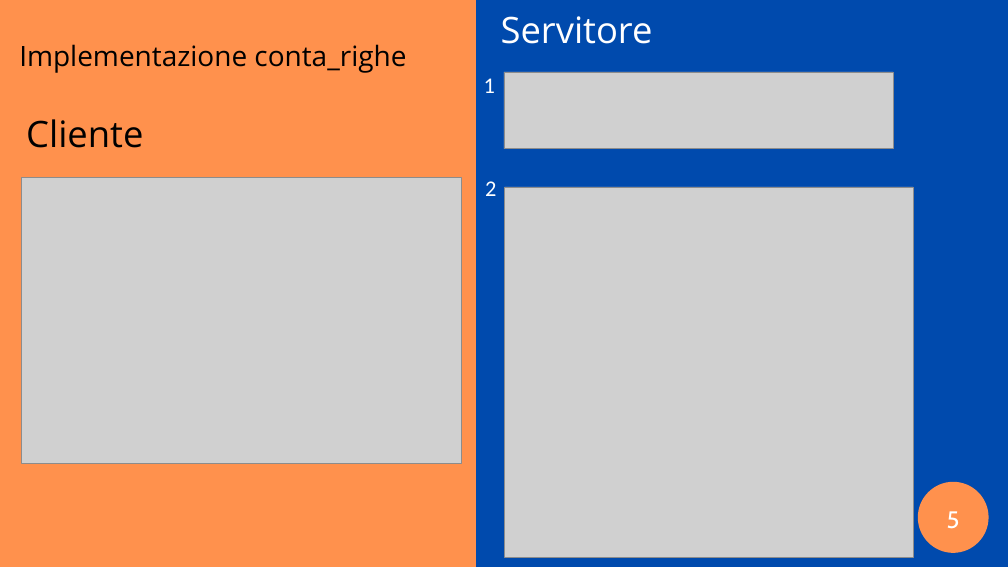
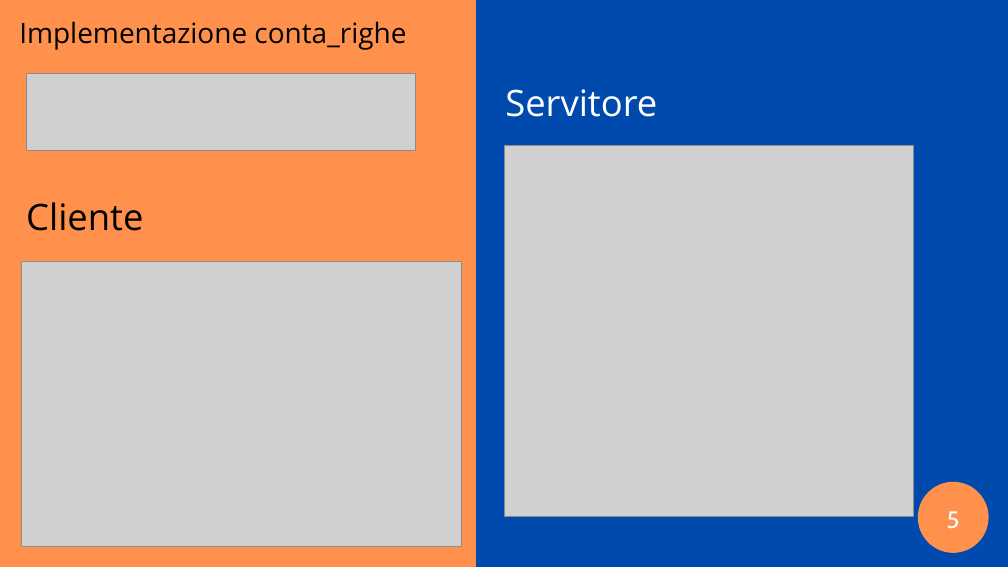
Before and after one commit to ilcors-dev/gruppo-reti, a slide deck: slide 5 of esercitazione_6/documents/Esercitazione 6.pptx. Drawn at 1008x567 pixels with LibreOffice and Linux fonts; fonts in the diff are those of the drawing; grey boxes stand for pictures. Boxes give left, top, right and bottom in pixels: in the first picture for what was removed or moved away, otherwise in the second. Text is boxed around its words. In the diff, an @@ line names an element or a change of style, - is before the commit and + after.

```diff
--- a/esercitazione_6/documents/Esercitazione 6.pptx
+++ b/esercitazione_6/documents/Esercitazione 6.pptx
@@ text "Implementazione conta_righe": place and size @@
-text "Implementazione conta_righe" at bbox=[19, 44, 406, 73]
+text "Implementazione conta_righe" at bbox=[19, 21, 406, 50]
@@ picture: place and size @@
-picture at bbox=[504, 72, 893, 149]
+picture at bbox=[26, 74, 415, 150]
@@ text removed at bbox=[484, 78, 495, 93] @@
-1
@@ text "Servitore": place and size @@
-text "Servitore" at bbox=[501, 16, 653, 44]
+text "Servitore" at bbox=[505, 89, 657, 117]
@@ picture: place and size @@
-picture at bbox=[505, 187, 913, 557]
+picture at bbox=[505, 146, 913, 516]
@@ text "Cliente": place and size @@
-text "Cliente" at bbox=[26, 119, 143, 148]
+text "Cliente" at bbox=[26, 202, 143, 231]
@@ text removed at bbox=[485, 181, 496, 196] @@
-2
@@ picture: place and size @@
-picture at bbox=[21, 177, 462, 463]
+picture at bbox=[21, 261, 462, 547]
```
Also in this commit, not shown: 3 other slides changed.
